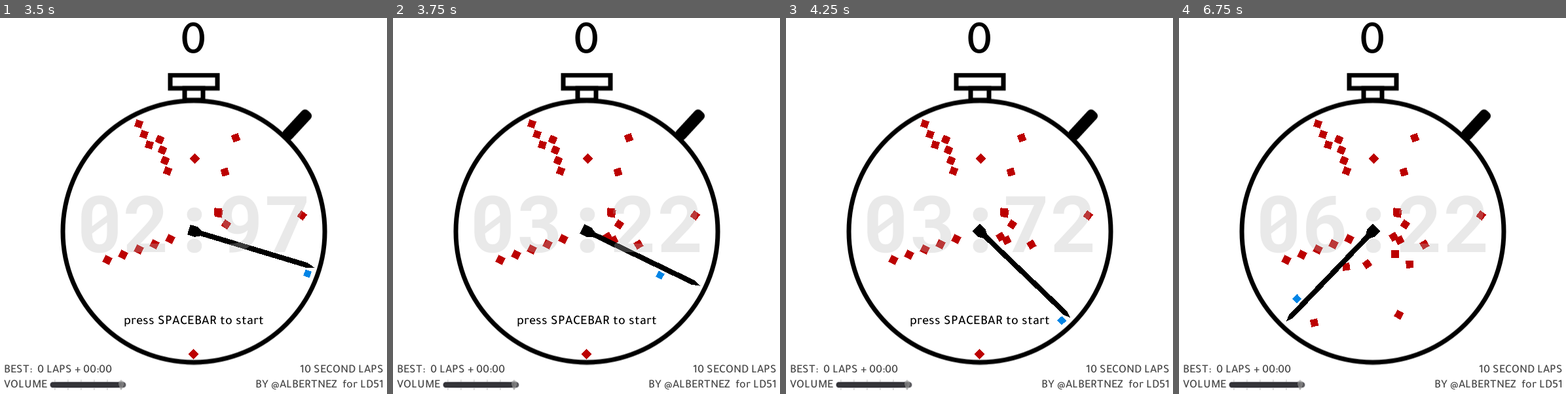
Above: before the commit, frames 1-4 (left to right).
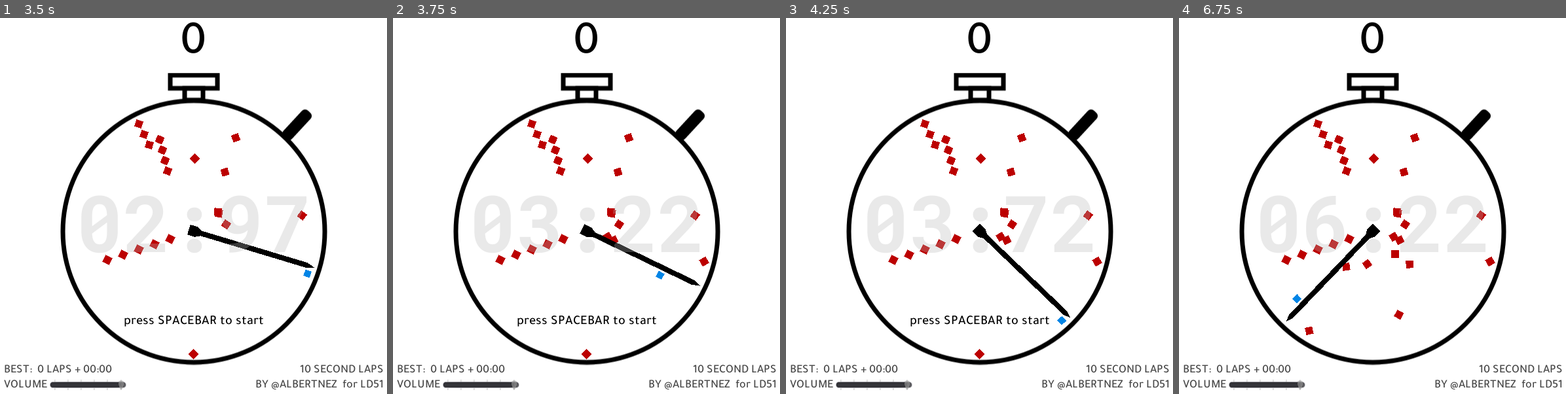
Above: after the commit, the same moments.

Repository: albertnez/10-second-laps
Game: Godot game, scene res://Scenes/GameWrapper.tscn
Same seed, same stepped clock (60 frames per second), same inputs: the game is played once before the commit and once after it.
Inputs:
- Up to frame 1 (3.5 s): tap Space (action) at 0.5, 0.6, 1.25, 1.35, 2, 2.1, 2.75, 2.85 s
- Up to frame 2 (3.75 s): tap Space (action) at 3.5, 3.6 s
- Up to frame 3 (4.25 s): no input
- Up to frame 4 (6.75 s): tap Space (action) at 4.25, 4.35, 5.1, 5.85, 6.6 s

Frame 1 is identical in both runs. In frame 2, less than 0.1% of the frame differs, in the area x 62-82%, y 58-67%; in frame 3, less than 0.1%; in frame 4, 0.2%, in the area x 32-82%, y 58-85%.

Commit message:
better obstacle spawn

Diff:
--- a/Scenes/Game/Behaviors/FloatingBehavior.gd
+++ b/Scenes/Game/Behaviors/FloatingBehavior.gd
@@ -5,4 +5,4 @@
 
 func _physics_process(delta: float) -> void:
 	_t += delta
-	_enemy.move_towards_center(100 * sin(TAU * _t * 0.5) * delta)
+	_enemy.move_towards_center(50 * sin(TAU * _t * 0.5) * delta)
--- a/Scenes/Game/EnemySpawner.gd
+++ b/Scenes/Game/EnemySpawner.gd
@@ -4,9 +4,11 @@
 export (float, 0, 100, 1.0) var MINIMUM_DISTANCE_FROM_CENTER = 0
 
 const MAX_DIST = 185
-const MIN_DIST = 20
+const MIN_DIST = 50
 const packed_enemy := preload("res://Scenes/Game/Enemy.tscn")
 const packed_row_with_floor_gap := preload("res://Scenes/Game/Enemies/RowWithFloorGap.tscn")
+const packed_floating := preload("res://Scenes/Game/Enemies/FloatingEnemy.tscn")
+const packed_big := preload("res://Scenes/Game/Enemies/BigEnemy.tscn")
 
 onready var _timer := $SpawnerTimer
 onready var _needle_rootation := $"%ClockRotation"
@@ -26,6 +28,7 @@
 
 func _set_lap(lap: int) -> void:
 	_lap = lap
+	_timer.wait_time = max(0.5, 3.0 - 0.1 * lap)
 
 
 func spawn_enemy(needle: Vector2) -> void:
@@ -34,8 +37,24 @@
 	add_child(enemy)
 
 
+func _spawn_wavy() -> void:
+	var e : Enemy = packed_floating.instance()
+
+
 func _on_SpawnerTimer_timeout() -> void:
-	var enemy : Enemy = packed_enemy.instance()
-	var needle := Vector2.UP.rotated(_needle_rootation.rotation - 0.05) * rand_range(MIN_DIST, MAX_DIST)
+	var enemy : Node2D = null
+	var x = randf()
+	var max_distance = MAX_DIST
+	if x < 0.6:
+		enemy = packed_enemy.instance()
+	elif x < 0.9:
+		enemy = packed_floating.instance()
+	else:
+		enemy = packed_big.instance()
+		max_distance = 170
+
+	var mult := rand_range(MIN_DIST, max_distance)
+	mult = max_distance
+	var needle := Vector2.UP.rotated(_needle_rootation.rotation - 0.05) * mult
 	enemy.position = needle
 	add_child(enemy)
